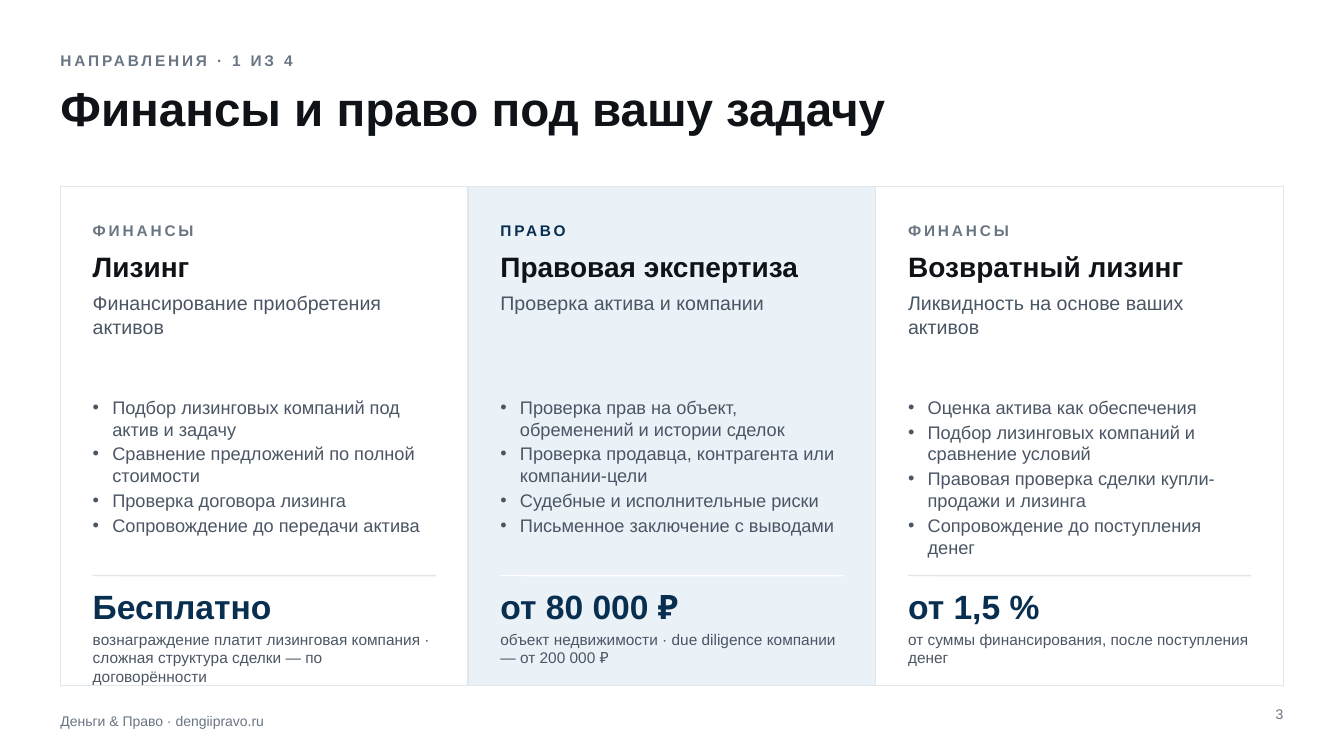
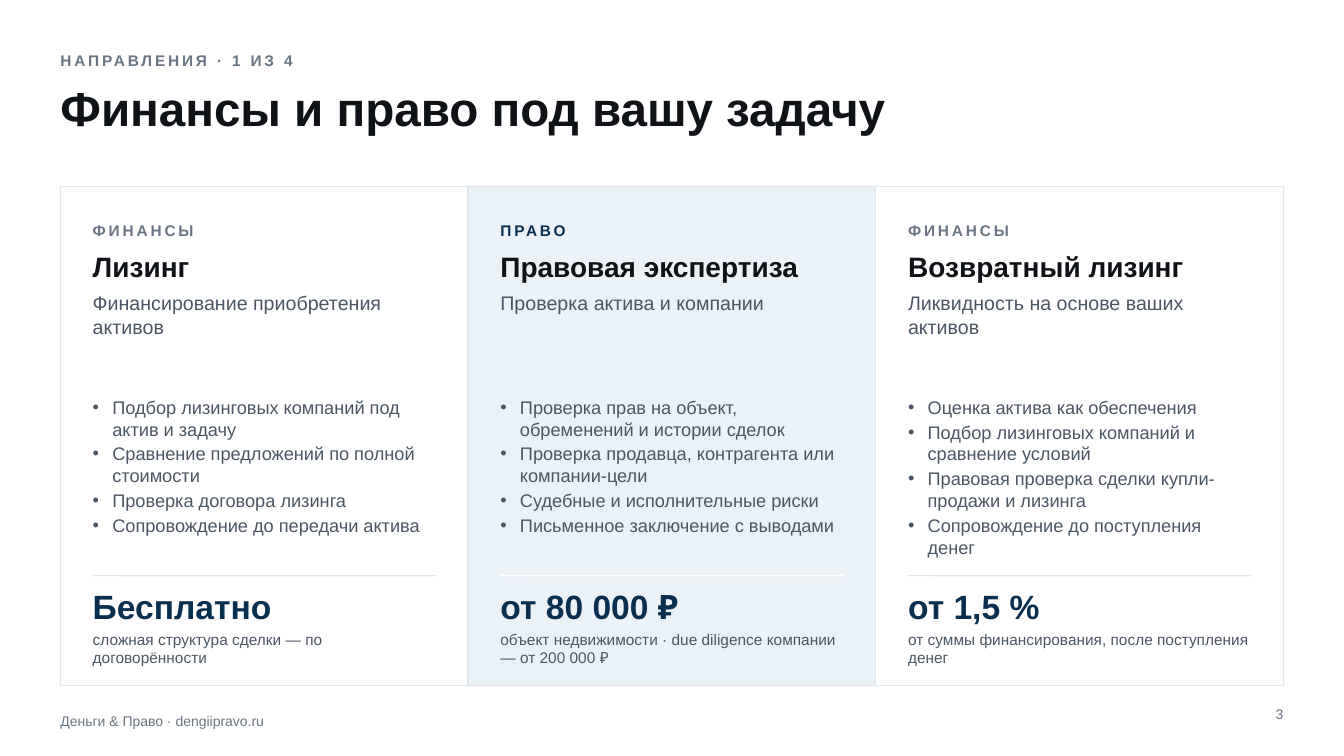
Before and after one commit to khokhlovvi/dengiipravo, a slide deck: slide 3 of 06 Кейсы и услуги/Прайс услуг.pptx. Drawn at 1344x756 pixels with LibreOffice and Linux fonts; fonts in the diff are those of the drawing. Boxes give left, top, right and bottom in pixels: in the first picture for what was removed or moved away, otherwise in the second. Text is boxed around its words. In the diff, an @@ line names an element or a change of style, - is before the commit and + after.

```diff
--- a/06 Кейсы и услуги/Прайс услуг.pptx
+++ b/06 Кейсы и услуги/Прайс услуг.pptx
@@ text at [93,636,322,666]: text changed @@
-вознаграждение платит лизинговая компания · сложная структура сделки — по договорённости
+сложная структура сделки — по договорённости
```
Also in this commit, not shown: 3 other slides changed, 4 other files.
